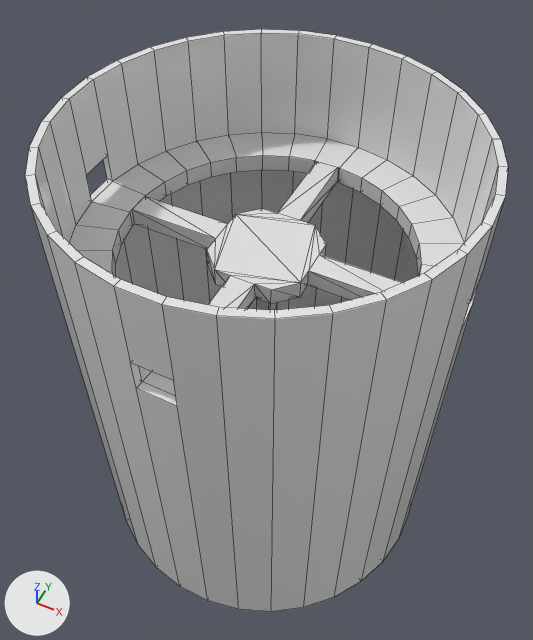
The FBX model Assets/_Art/3D Assets/usable_assets/sala_final_layout.fbx, before and after one commit.
The view is the same before and after, from a camera (50 mm lens) standing at (35.8, -45.0, 137.7) and looking at (-2.6, 31.7, 41.8). The axes (+X, +Y, +Z) are drawn at lower left. The lights are the same throughout. The older version comes first. Mesh edges are drawn as thin lines. Where no turn or scale is listed for an object, it has been applied to the vertices.

Objects in the first picture: 'SalaFinalLayout000', 'SalaFinalLayout001', 'SalaFinalLayout006'.
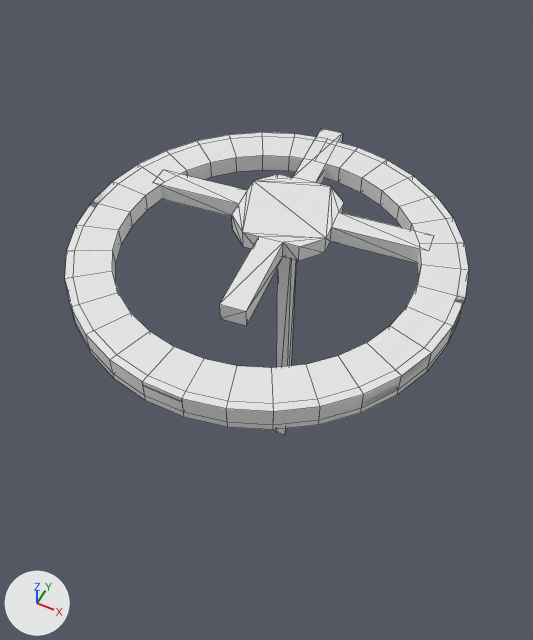
The change in detail:
Object 'SalaFinalLayout006' (ob_salafinallayout006) moves from (-1.1, 19.2, 60.4) to (-1.1, 28.8, 60.4).
Object 'SalaFinalLayout006' (ob_salafinallayout006) turns from (90, 0, 0) to (90, 0, 5.7) degrees about x, y and z.
Object 'SalaFinalLayout001' (ob_salafinallayout001) moves from (-1.1, 28.8, 50.4) to (-1.1, 28.8, 60.4).
Object 'SalaFinalLayout001' (ob_salafinallayout001) is rescaled from (0.0104, 0.2, 0.0104) to (0.01, 0.01, 0.01).

Pixel boxes [x1, y1, x2, y2] of what changed, in the pictures (533 x 640 px):
'SalaFinalLayout001', moved, rescaled (18% narrower, 49% shorter): before [25, 29, 508, 611]; after [71, 132, 469, 430]
'SalaFinalLayout006', moved, turned: before [132, 161, 402, 310]; after [153, 129, 434, 435]
